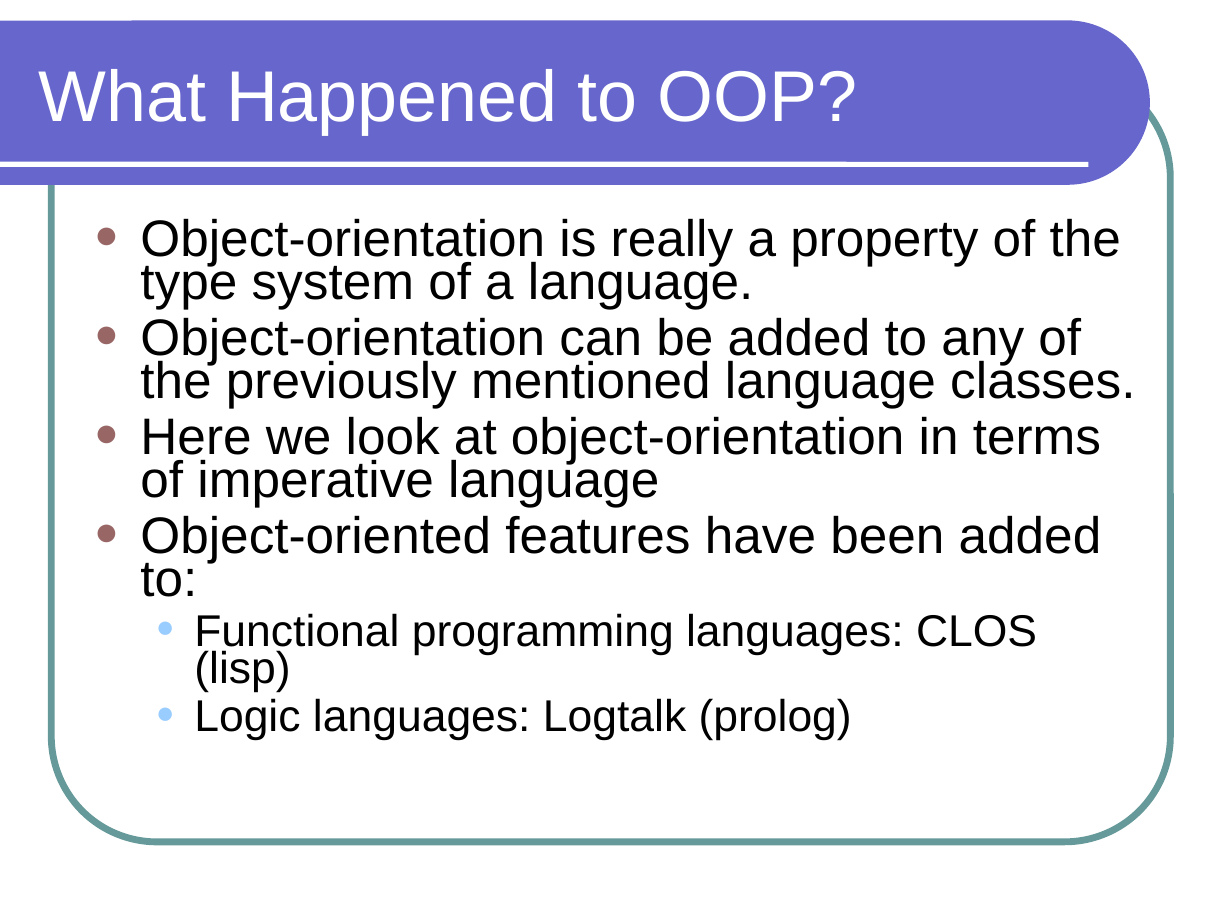
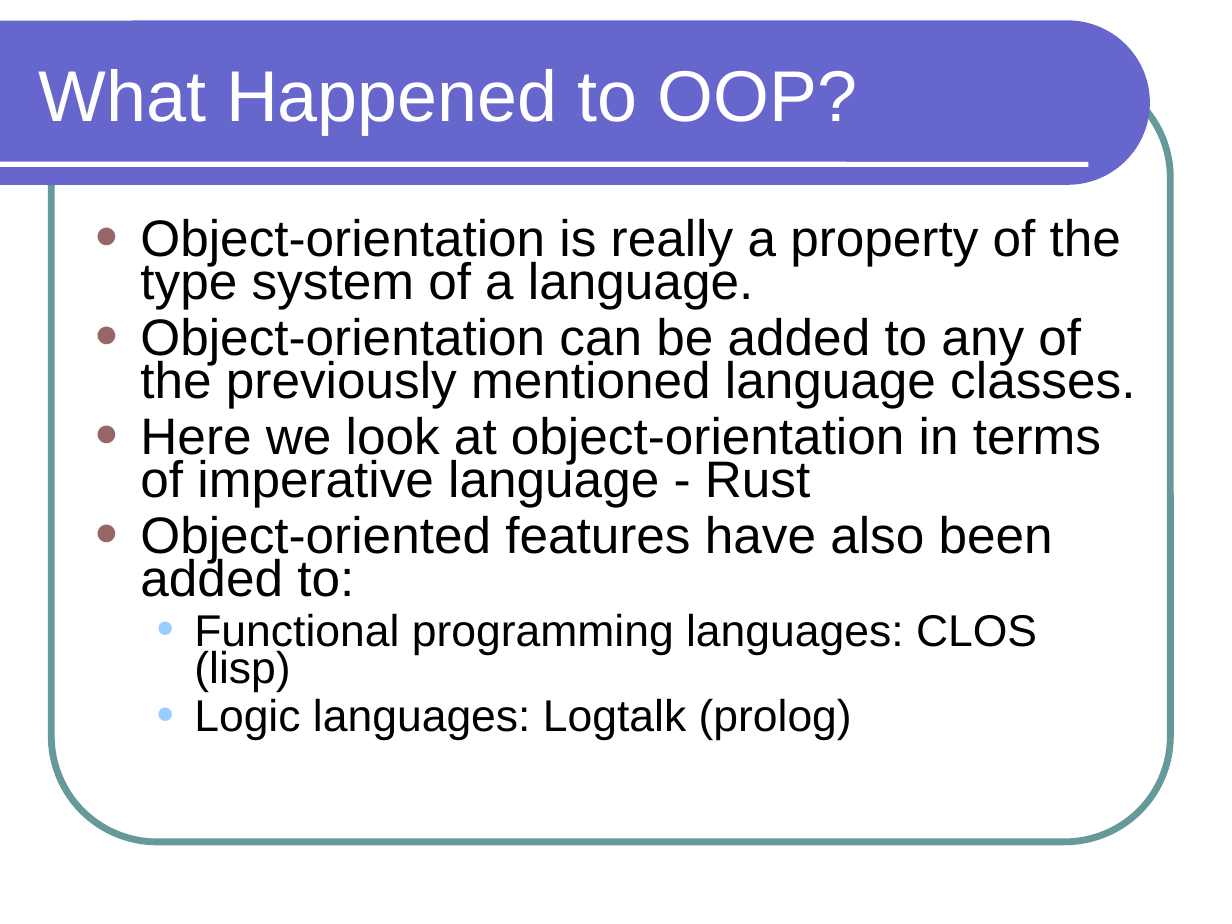
Before and after one commit to lutzhamel/CSC301, a slide deck: slide 4 of notes/csc301-ln001.ppt. Drawn at 1232x924 pixels with LibreOffice and Linux fonts; fonts in the diff are those of the drawing. Boxes give left, top, right and bottom in pixels: in the first picture for what was removed or moved away, otherwise in the second. Text is boxed around its words. In the diff, an @@ line names an element or a change of style, - is before the commit and + after.

```diff
--- a/notes/csc301-ln001.ppt
+++ b/notes/csc301-ln001.ppt
@@ text at (140, 416, 1101, 597): text changed @@
-● Here we look at object-orientation in terms of imperative language
-● Object-oriented features have been added to:
+● Here we look at object-orientation in terms of imperative language - Rust
+● Object-oriented features have also been added to:
```
Also in this commit, not shown: 1 other slide changed, 2 other files.
